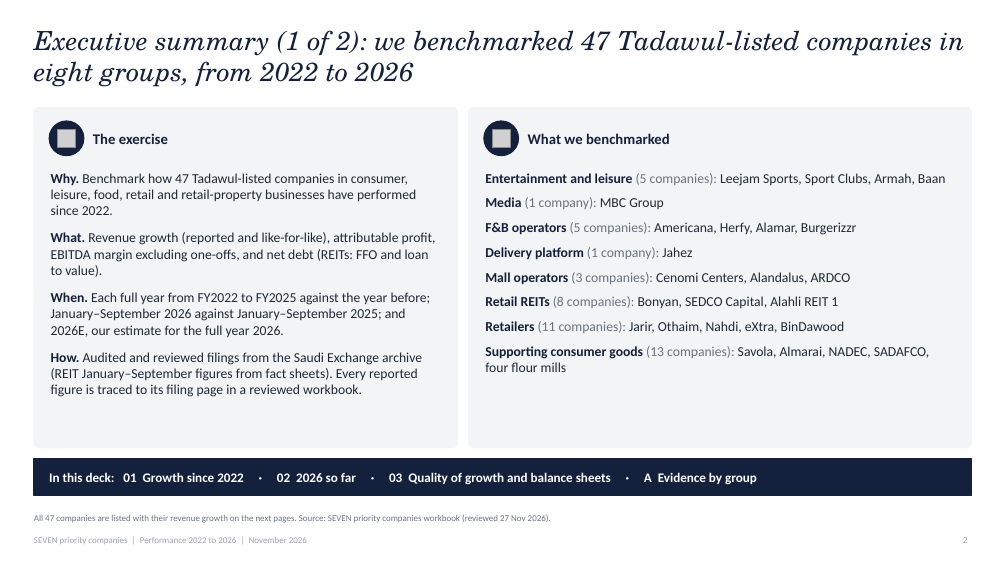
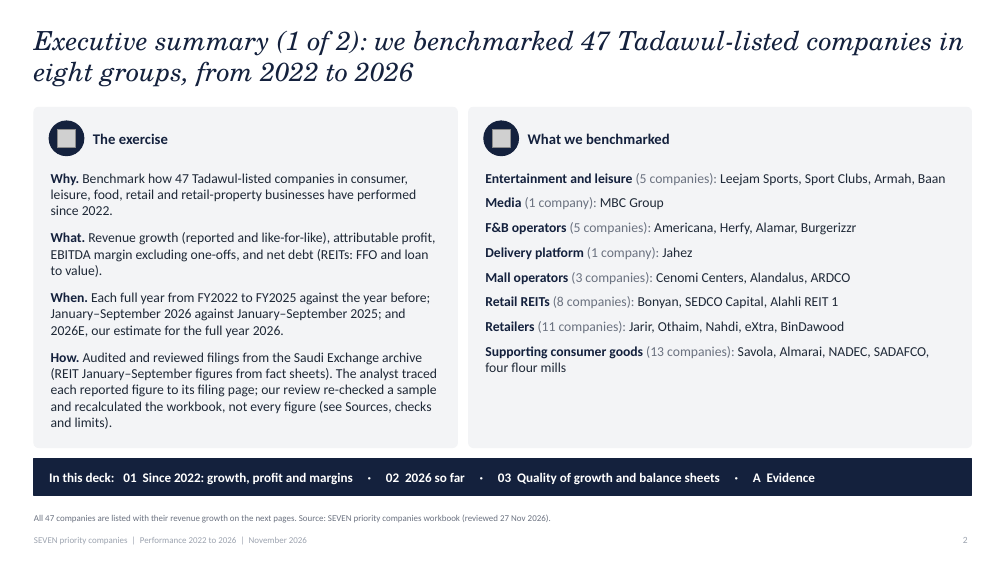
Before and after one commit to KhalidAba94/Test, a slide deck: slide 2 of sector-analysis/sets/seven/output/SEVEN_Priority_Companies_Executive_Deck.pptx. Drawn at 1008x567 pixels with LibreOffice and Linux fonts; fonts in the diff are those of the drawing; grey boxes stand for pictures. Boxes give left, top, right and bottom in pixels: in the first picture for what was removed or moved away, otherwise in the second. Text is boxed around its words. In the diff, an @@ line names an element or a change of style, - is before the commit and + after.

```diff
--- a/sector-analysis/sets/seven/output/SEVEN_Priority_Companies_Executive_Deck.pptx
+++ b/sector-analysis/sets/seven/output/SEVEN_Priority_Companies_Executive_Deck.pptx
@@ text at <box>51,352,437,429</box>: text changed @@
-How. Audited and reviewed filings from the Saudi Exchange archive (REIT January–September figures from fact sheets). Every reported figure is traced to its filing page in a reviewed workbook.
+How. Audited and reviewed filings from the Saudi Exchange archive (REIT January–September figures from fact sheets). The analyst traced each reported figure to its filing page; our review re-checked a sample and recalculated the workbook, not every figure (see Sources, checks and limits).
@@ text at <box>49,472,815,485</box>: text changed @@
-In this deck: 01 Growth since 2022 · 02 2026 so far · 03 Quality of growth and balance sheets · A Evidence by group
+In this deck: 01 Since 2022: growth, profit and margins · 02 2026 so far · 03 Quality of growth and balance sheets · A Evidence
```
Also in this commit, not shown: 19 other slides changed, 3 slides added, 5 other files.
